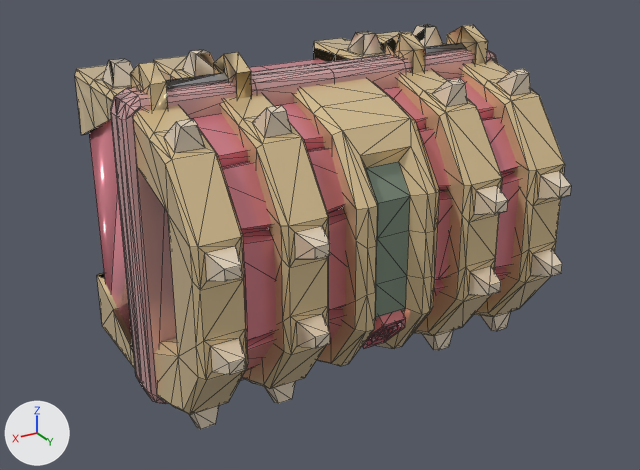
Before and after pictures for a commit that changed the FBX model Assets/Models/Chests/Epic.fbx.
The view is the same before and after, from a 50 mm camera at (0.968, 1.929, 0.741) aimed at (0.025, 0.357, -0.045). The lights are fixed; the arrows at lower left show +X, +Y and +Z. Mesh edges are drawn as thin lines. Where no turn or scale is listed for an object, it has been applied to the vertices. Vertices at the same position are counted once.

The older version as bpy lines, for what is in view:
```python
me_opened_12 = bpy.data.meshes.new('Opened_12')
me_opened_12.from_pydata(...)  # 811 vertices, 1568 faces; spans x -0.455..0.459, y -0.136..0.371, z -0.709..0.0
# faces by material slot: [20, 46, 292, 720, 184, 292, 14]
me_opened_12.materials.append(mat_defaultmaterial)  # grey #bcbcbc
me_opened_12.materials.append(mat_treasure_chest)  # grey #949597
me_opened_12.materials.append(mat_treasure_chest_2_3)  # pink #e6b3b3
me_opened_12.materials.append(mat_treasure_chest_2_2)  # beige #ead0a0
me_opened_12.materials.append(mat_treasure_chest_2_1)  # beige #f8e7ce
me_opened_12.materials.append(mat_treasure_chest_2_4)  # pink #e78c99
me_opened_12.materials.append(mat_treasure_chest_3_2)  # grey #869785
me_treasure_chest_2a = bpy.data.meshes.new('Treasure_Chest_2a')
me_treasure_chest_2a.from_pydata(...)  # 683 vertices, 1322 faces; spans x -0.457..0.457, y 0.002..0.381, z -0.378..0.378
# faces by material slot: [82, 60, 206, 734, 160, 80]
me_treasure_chest_2a.materials.append(mat_defaultmaterial)  # grey #bcbcbc
me_treasure_chest_2a.materials.append(mat_treasure_chest)  # grey #949597
me_treasure_chest_2a.materials.append(mat_treasure_chest_2_3)  # pink #e6b3b3
me_treasure_chest_2a.materials.append(mat_treasure_chest_2_2)  # beige #ead0a0
me_treasure_chest_2a.materials.append(mat_treasure_chest_2_1)  # beige #f8e7ce
me_treasure_chest_2a.materials.append(mat_treasure_chest_2_4)  # pink #e78c99
ob_opened_12 = bpy.data.objects.new('Opened_12', me_opened_12)
ob_opened_12.location = (-0.002, 0.308, 0.327)
ob_treasure_chest_2a = bpy.data.objects.new('Treasure_Chest_2a', me_treasure_chest_2a)
ob_treasure_chest_2a.location = (0.0, 0.0, 0.0)
```
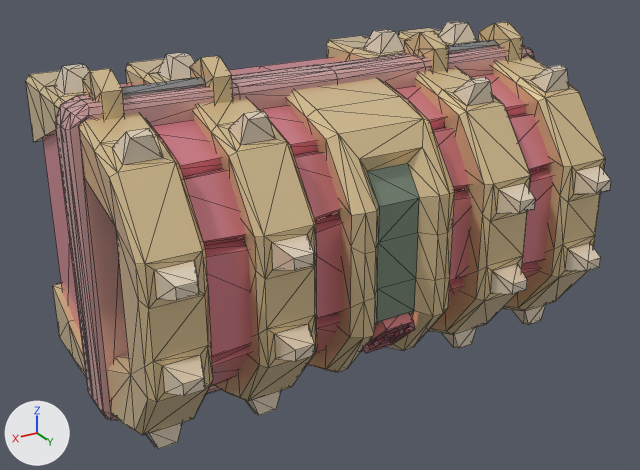
Location of each change, [x1, y1, x2, y2] in pixels of the pictures (640 x 470 px):
'Opened_12', mesh rescaled, moved (21% wider, 6% taller)
    before: [116, 49, 571, 429]
    after: [60, 45, 611, 449]
'Treasure_Chest_2a', mesh rescaled (21% wider)
    before: [75, 24, 487, 392]
    after: [26, 21, 523, 399]

The change, as a list of edits to the scene's bpy script:
```text
Change me_treasure_chest_2a:
    where me_treasure_chest_2a.from_pydata(...)  # 683 vertices, 1322 faces; spans x -0.457..0.457, y 0.002..0.381, z -0.378..0.378
    used by ob_treasure_chest_2a; location = (0.0, 0.0, 0.0)
    me_treasure_chest_2a part 1: the whole mesh is scaled about the mesh origin by (1.24, 1.03, 1)
Change me_opened_12:
    where me_opened_12.from_pydata(...)  # 811 vertices, 1568 faces; spans x -0.455..0.459, y -0.136..0.371, z -0.709..0.0
    used by ob_opened_12; location = (-0.002, 0.308, 0.327)
    me_opened_12 part 2: the whole mesh is scaled about its middle by (1.24, 1.03, 1), then moved by (-0.002, -0.016, 0.0)
Change ob_opened_12:
    ob_opened_12.location: (-0.002, 0.308, 0.327) -> (0.0, 0.337, 0.327)
```
